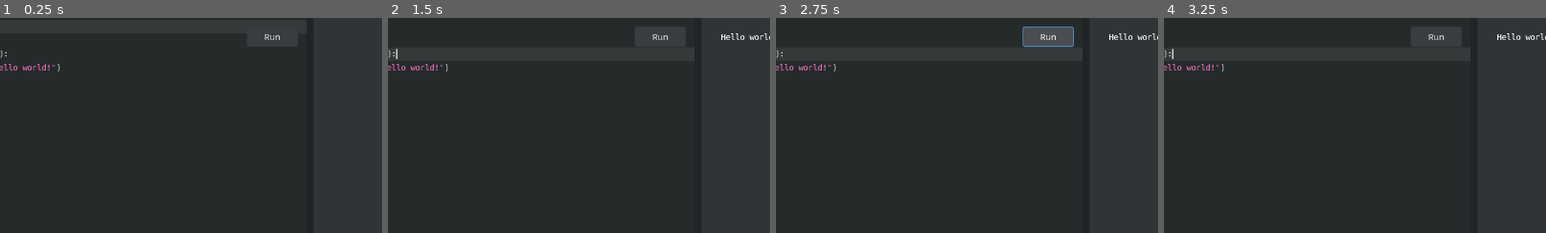
Above: before the commit, frames 1-4 (left to right).
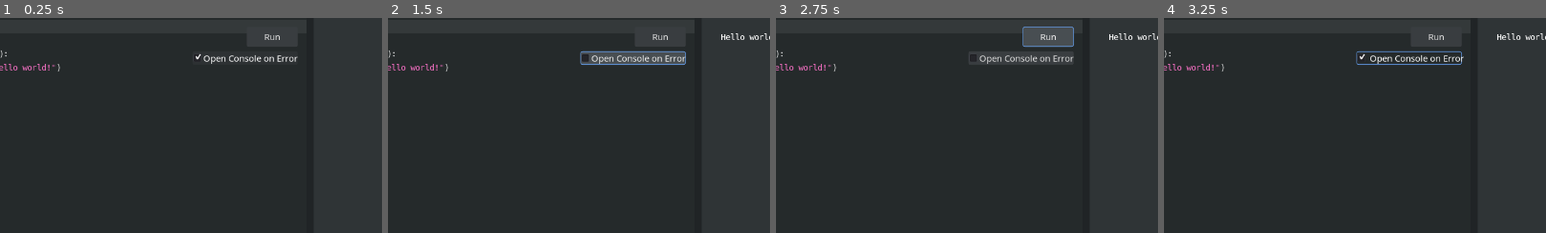
Above: after the commit, the same moments.

Repository: gdscript-online/gdscript-online.github.io
Game: Godot game, scene res://main.tscn
The game is run twice, just before and just after one commit, with the same random seed, the same clock (stepped at 60 frames per second) and the same inputs.
Inputs (mouse positions are % of the whole screen's width and height, from its top left):
- Up to frame 1 (0.25 s): no input
- Up to frame 2 (1.5 s): click "Run" at 0.5 s; click (43, 9) at 1.25 s, where only the run after the commit has a clickable "Open Console on Error"
- Up to frame 3 (2.75 s): click "Run" at 2 s
- Up to frame 4 (3.25 s): click (43, 9) at 2.75 s, where only the run after the commit has a clickable "Open Console on Error"
The pictures show only the part of the screen within x 11-61%, y 0-50%; the shares and areas given below are measured in that part.

The runs differ from the first frame. In frame 1, 0.5% of the frame differs, in the area x 51-78%, y 16-22%; in frame 2, 1.1%, in the area x 2-78%, y 14-22%; in frame 3, 0.4%; in frame 4, 0.7%.

Commit message:
Open browser console on error by default

Diff:
--- a/main.tscn
+++ b/main.tscn
@@ -75,6 +75,17 @@
 "_edit_use_anchors_": false
 }
 
+[node name="OpenConsoleOnError" type="CheckBox" parent="HSplitContainer/VBoxContainer/ScriptEditor"]
+margin_left = 465.0
+margin_top = 56.0
+margin_right = 641.0
+margin_bottom = 78.0
+pressed = true
+text = "Open Console on Error"
+__meta__ = {
+"_edit_use_anchors_": false
+}
+
 [node name="OutputPanel" type="PanelContainer" parent="HSplitContainer"]
 margin_left = 668.0
 margin_right = 1280.0
--- a/script_editor.gd
+++ b/script_editor.gd
@@ -4,6 +4,7 @@
 
 onready var error_label: Label = $"../../OutputPanel/ErrorLabel"
 onready var output_panel: RichTextLabel = $"../../OutputPanel/RichTextLabel"
+onready var open_console_on_error: CheckBox = $OpenConsoleOnError
 
 # The printing functions to create.
 const PRINT_FUNCS = {
@@ -198,6 +199,11 @@
 		get_tree().get_root().add_child(run_context)
 		# Clean up once the script is done running.
 		run_context.queue_free()
+	elif open_console_on_error.pressed:
+		if OS.has_feature("JavaScript"):
+			JavaScript.eval("debugger;")
+		else:
+			print("Not opening console on error because the platform doesn't support evaluating JavaScript code.")
 
 
 func _gui_input(event: InputEvent) -> void:
